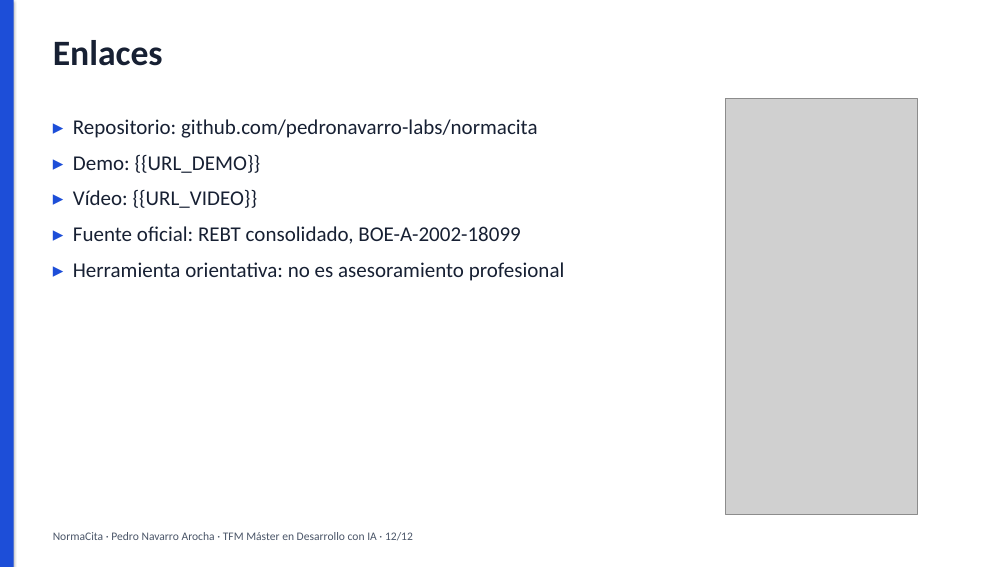
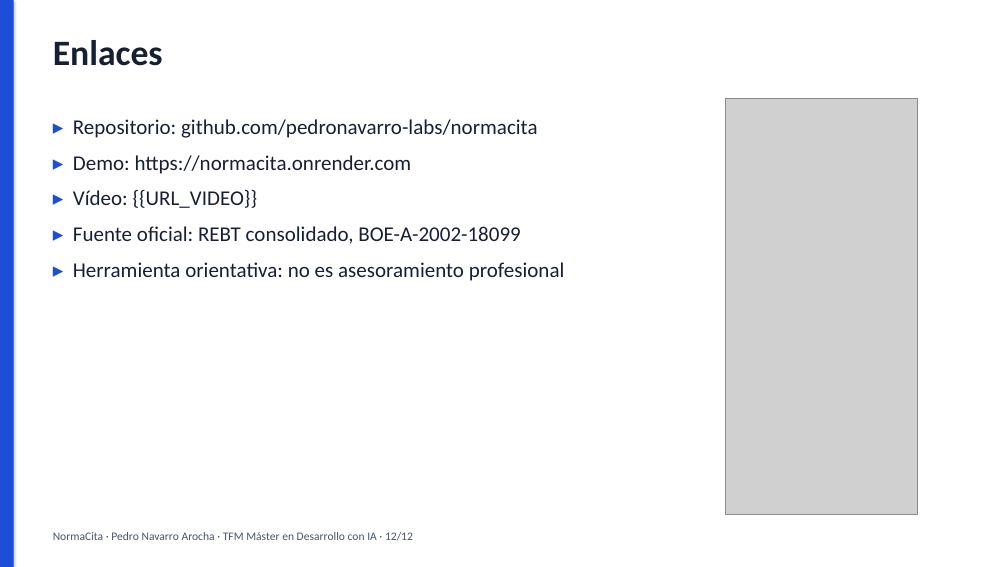
Before and after one commit to pedronavarro-labs/normacita, a slide deck: slide 12 of docs/presentacion/NormaCita-slides.pptx. Drawn at 1008x567 pixels with LibreOffice and Linux fonts; fonts in the diff are those of the drawing; grey boxes stand for pictures. Boxes give left, top, right and bottom in pixels: in the first picture for what was removed or moved away, otherwise in the second. Text is boxed around its words. In the diff, an @@ line names an element or a change of style, - is before the commit and + after.

Commit message:
docs(entrega): añade la URL de la demo, refleja el despliegue en Render y licencia MIT
- Sustituye {{URL_DEMO}} por https://normacita.onrender.com en README, memoria,
  guion de slides y NormaCita-slides.pptx (notas de la slide 9 y slide 12).
- Actualiza los textos de «despliegue preparado»: README (estado, stack,
  despliegue con aviso de arranque en frío del plan free, funcionalidades),
  memoria (O7, HU-08, §9, §11, §12), especificación (HU-08), roadmap,
  DEPLOY.md y guion del vídeo.
- Roadmap: despliegue hecho; slides hechas pendientes de publicar; guion del
  vídeo hecho y grabación pendiente; recuento de tests a 57.
- Añade LICENSE (MIT, 2026, Pedro Jesús Navarro Arocha) y license = "MIT" en
  pyproject.toml (setuptools>=77 para la expresión SPDX).
- {{URL_SLIDES}} y {{URL_VIDEO}} se mantienen hasta publicar slides y vídeo.
- Registro de IA actualizado.

```diff
--- a/docs/presentacion/NormaCita-slides.pptx
+++ b/docs/presentacion/NormaCita-slides.pptx
@@ text at [73,155,412,174]: text changed @@
-▸ Demo: {{URL_DEMO}}
+▸ Demo: https://normacita.onrender.com
```
Also in this commit, not shown: 10 other files.
